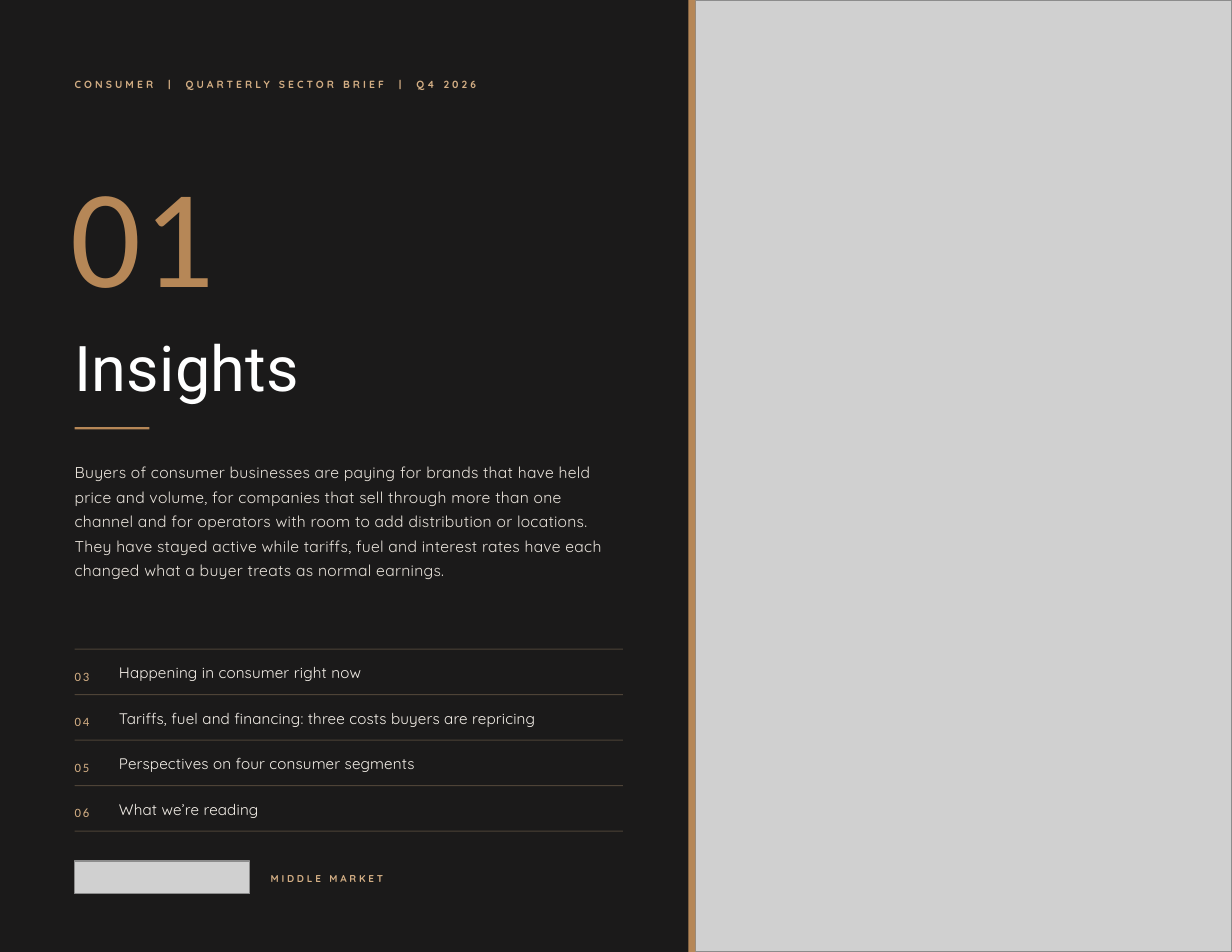
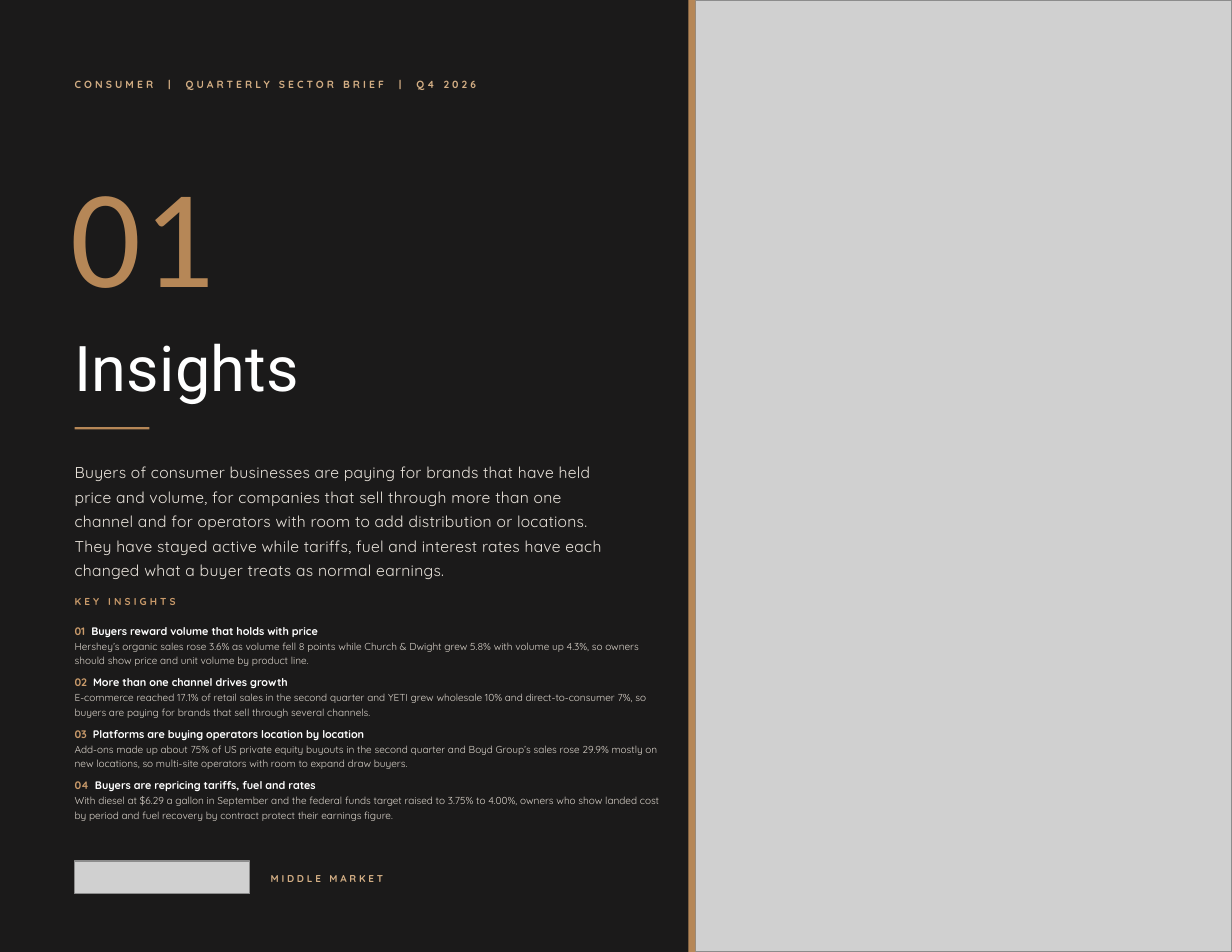
Before and after one commit to jp-hardin/about, a slide deck: slide 2 of mid-market-practice/_build/reports/consumer-q4-2026/brief.pptx. Drawn at 1232x952 pixels with LibreOffice and Linux fonts; fonts in the diff are those of the drawing; grey boxes stand for pictures; background and template pictures are left out; a plain dark background stands for a picture behind light text. Boxes give left, top, right and bottom in pixels: in the first picture for what was removed or moved away, otherwise in the second. Text is boxed around its words. In the diff, an @@ line names an element or a change of style, - is before the commit and + after.

```diff
--- a/mid-market-practice/_build/reports/consumer-q4-2026/brief.pptx
+++ b/mid-market-practice/_build/reports/consumer-q4-2026/brief.pptx
@@ text added at (75,598,659,821), 6.5 pt, text #D9D2C9 @@
+KEY INSIGHTS
+01 Buyers reward volume that holds with price
+Hershey’s organic sales rose 3.6% as volume fell 8 points while Church & Dwight grew 5.8% with volume up 4.3%, so owners should show price and unit volume by product line.
+02 More than one channel drives growth
+E-commerce reached 17.1% of retail sales in the second quarter and YETI grew wholesale 10% and direct-to-consumer 7%, so buyers are paying for brands that sell through several channels.
+03 Platforms are buying operators location by location
+Add-ons made up about 75% of US private equity buyouts in the second quarter and Boyd Group’s sales rose 29.9% mostly on new locations, so multi-site operators with room to expand draw buyers.
+04 Buyers are repricing tariffs, fuel and rates
+With diesel at $6.29 a gallon in September and the federal funds target raised to 3.75% to 4.00%, owners who show landed cost by period and fuel recovery by contract protect their earnings figure.
@@ rectangle removed at (75,648,624,650) @@
@@ text removed at (75,673,90,681) @@
-03
@@ text removed at (119,667,361,681) @@
-Happening in consumer right now
@@ rectangle removed at (75,694,624,696) @@
@@ text removed at (75,718,90,726) @@
-04
@@ text removed at (119,712,535,727) @@
-Tariffs, fuel and financing: three costs buyers are repricing
@@ rectangle removed at (75,739,624,740) @@
@@ text removed at (75,764,90,772) @@
-05
@@ text removed at (119,757,415,772) @@
-Perspectives on four consumer segments
@@ rectangle removed at (75,785,624,786) @@
@@ text removed at (75,808,90,817) @@
-06
@@ text removed at (119,804,259,818) @@
-What we’re reading
@@ rectangle removed at (75,831,624,832) @@
```
Also in this commit, not shown: 21 other files.
